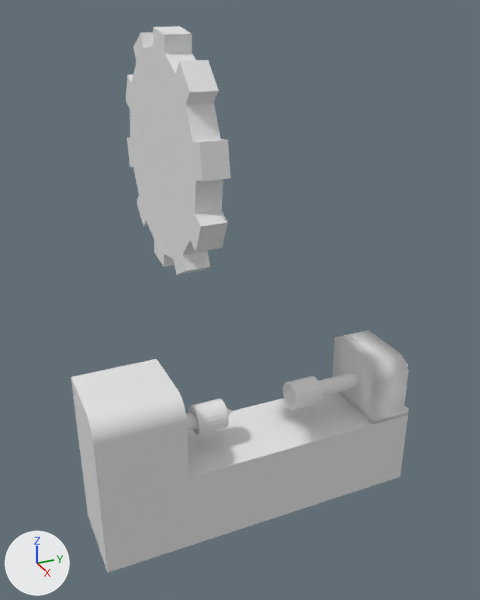
The glTF model assets/holz_drehmaschine/holz_drehmaschineGLTF.gltf, before and after one commit.
Rendered twice from a camera (50 mm lens) standing at (6.16, -2.92, 5.39) and looking at (-0.08, -0.11, 2.27). Lighting does not change. The marker at lower left points along +X, +Y and +Z. Where no turn or scale is listed for an object, it has been applied to the vertices.

Script lines for the objects in view, before the commit:
```python
me_cube = bpy.data.meshes.new('Cube')
me_cube.from_pydata(...)  # a box spanning x -0.5..0.5, y -2.0..2.0, z -0.5..0.5
me_cube_002 = bpy.data.meshes.new('Cube.002')
me_cube_002.from_pydata(...)  # 32 vertices, 60 faces; spans x -0.5..0.5, y -0.004..1.0, z -0.5..0.5
me_cube_003 = bpy.data.meshes.new('Cube.003')
me_cube_003.from_pydata(...)  # 50 vertices, 96 faces; spans x -0.5..0.5, y -0.266..0.266, z -0.5..0.25
me_cylinder_001 = bpy.data.meshes.new('Cylinder.001')
me_cylinder_001.from_pydata(...)  # 80 vertices, 156 faces; spans x -1.15..1.15, y -1.0..-0.75, z -1.15..1.15
ob_cube = bpy.data.objects.new('Cube', me_cube)
ob_cube.location = (0.0, 0.0, 0.0)
ob_einspanner = bpy.data.objects.new('einspanner', me_cube_003)
ob_einspanner.location = (0.0, 1.73, 1.0)
ob_feststellschraube_001 = bpy.data.objects.new('feststellschraube.001', me_cylinder_001)
ob_feststellschraube_001.location = (0.0, 0.0, 3.99)
ob_maschina = bpy.data.objects.new('maschina', me_cube_002)
ob_maschina.location = (0.0, -2.0, 1.0)
# also in view: 'spitz' at (0.0, -0.82, 0.87); 'links' at (0.0, 1.06, 0.87)
```
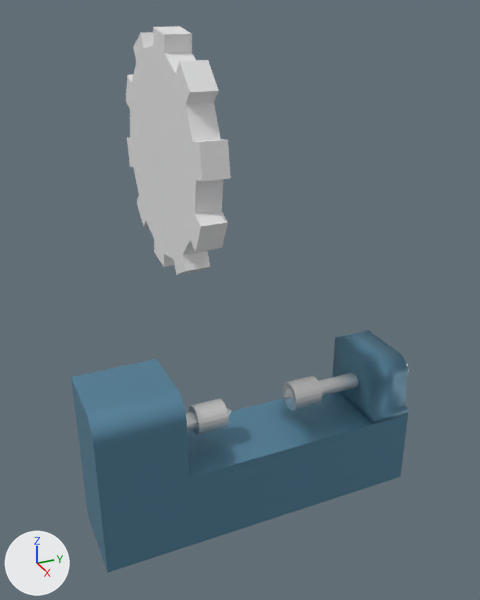
Changed parts and their boxes (x1, y1, x2, y2) in the pictures (480 x 600 px):
'Cube', recoloured (grey to blue)
    both: (80, 392, 408, 573)
'maschina', recoloured (white to blue)
    both: (71, 359, 189, 503)
'einspanner', recoloured (grey to blue)
    both: (332, 330, 409, 424)

What the commit changed:
Material 'drehbank_metallisch' (mat_drehbank_metallisch) is new.
Its base color is (0.108, 0.265, 0.386) (blue #5c8da7).
Its metallic is 0.4.
me_cube_002 has 32 vertices, 60 faces and spans x -0.5..0.5, y -0.004..1.0, z -0.5..0.5.
me_cube_002 now uses material mat_drehbank_metallisch (blue #5c8da7).
me_cube_003 has 50 vertices, 96 faces and spans x -0.5..0.5, y -0.266..0.266, z -0.5..0.25.
me_cube_003 now uses material mat_drehbank_metallisch (blue #5c8da7).
me_cube has 8 vertices, 12 faces and spans x -0.5..0.5, y -2.0..2.0, z -0.5..0.5.
me_cube now uses material mat_drehbank_metallisch (blue #5c8da7).
